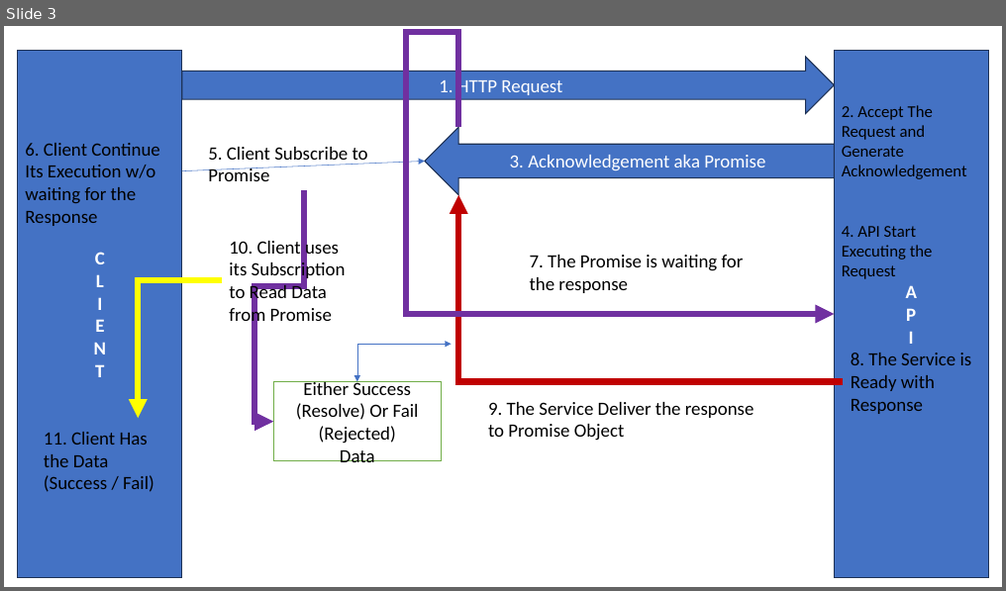
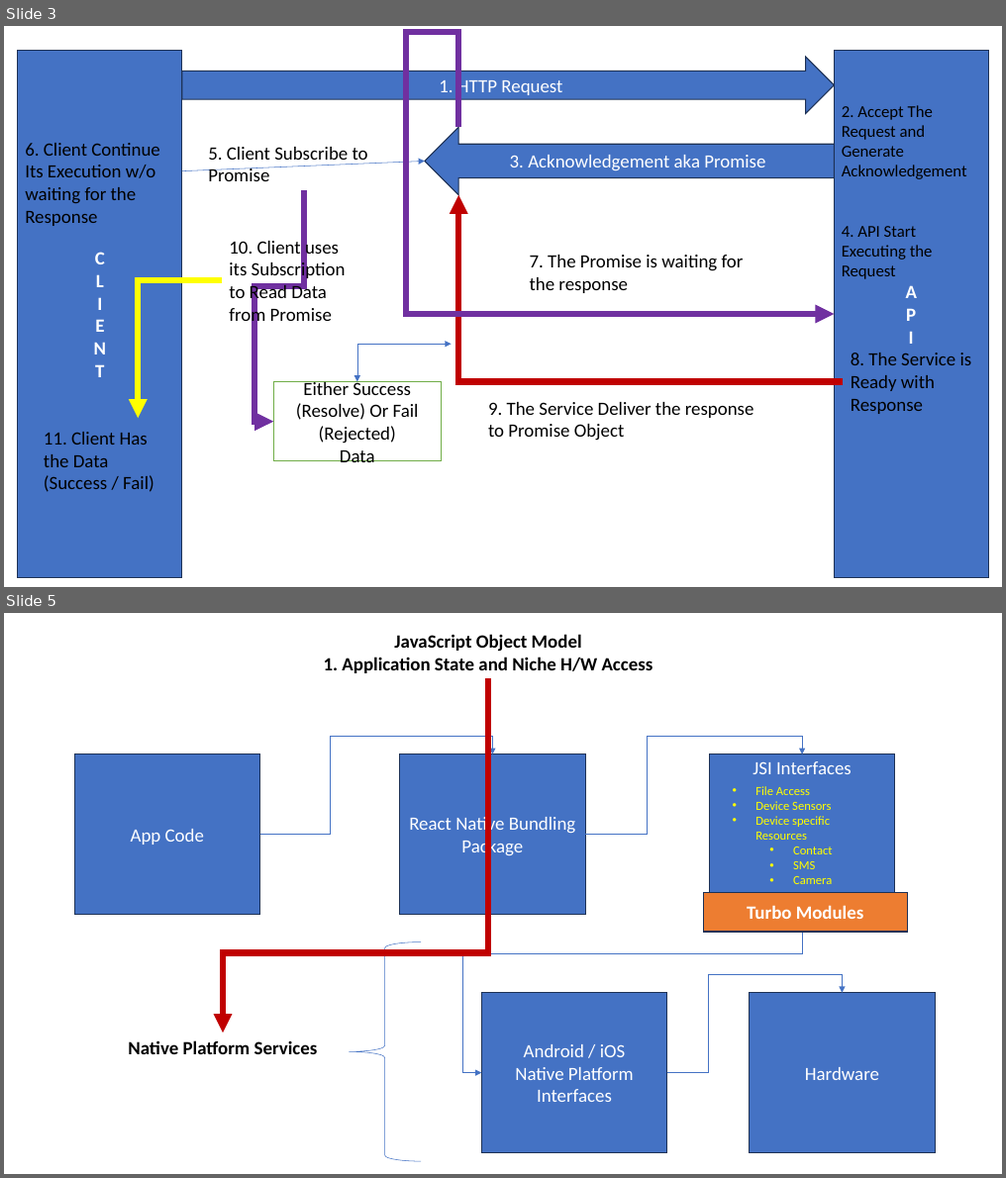
Before and after one commit to maheshsabnis/coreflexreactnative, a slide deck: Images.pptx. Shown one above the other, each under a label of ours: slide 3 before the commit, slides 3 and 5 after it; the slides between them are not shown. The pictures are 1006x591 and 1006x1178 pixels, drawn with LibreOffice and Linux fonts; fonts in the diff are those of the drawing. Boxes give left, top, right and bottom in pixels: in the first picture for what was removed or moved away, otherwise in the second. Text is boxed around its words. In the diff, an @@ line names an element or a change of style, - is before the commit and + after.

```diff
--- a/Images.pptx
+++ b/Images.pptx
@@ slide 5 added at bbox=[4, 613, 1002, 1174], background #FFFFFF @@
@@ text added at bbox=[324, 634, 653, 673], 18 pt, text #000000, bold @@
+JavaScript Object Model
+1. Application State and Niche H/W Access
@@ elbow arrow added from (488, 679) to (223, 1033), #C00000 6 pt @@
@@ rectangle added at bbox=[74, 755, 260, 915], fill #4472C4, outline #1E3256 1 pt, 18 pt, text #FFFFFF @@
+App Code
@@ elbow arrow added from (260, 835) to (493, 755), #4472C4 0.5 pt @@
@@ rectangle added at bbox=[400, 755, 586, 915], fill #4472C4, outline #1E3256 1 pt, 18 pt, text #FFFFFF @@
+React Native Bundling Package
@@ elbow arrow added from (586, 835) to (802, 755), #4472C4 0.5 pt @@
@@ rectangle added at bbox=[709, 755, 895, 915], fill #4472C4, outline #1E3256 1 pt, 18 pt, text #FFFFFF @@
+JSI Interfaces
@@ text added at bbox=[755, 786, 832, 884], 12 pt, text #FFFF00 @@
+• File Access
+• Device Sensors
+• Device specific Resources
+  • Contact
+  • SMS
+  • Camera
@@ rectangle added at bbox=[703, 892, 908, 932], fill #ED7D31, outline #1E3256 1 pt, 18 pt, text #FFFFFF, bold @@
+Turbo Modules
@@ elbow arrow added from (802, 915) to (481, 1073), #4472C4 0.5 pt @@
@@ left brace added at bbox=[350, 943, 421, 1161], outline #4472C4 0.5 pt @@
@@ rectangle added at bbox=[481, 993, 667, 1154], fill #4472C4, outline #1E3256 1 pt, 18 pt, text #FFFFFF @@
+Android / iOS
+Native Platform Interfaces
@@ elbow arrow added from (667, 1073) to (843, 993), #4472C4 0.5 pt @@
@@ rectangle added at bbox=[749, 993, 936, 1154], fill #4472C4, outline #1E3256 1 pt, 18 pt, text #FFFFFF @@
+Hardware
@@ text added at bbox=[128, 1041, 318, 1055], 18 pt, text #000000, bold @@
+Native Platform Services
```
Also in this commit, not shown: 1 other slide added, 6 other files.
